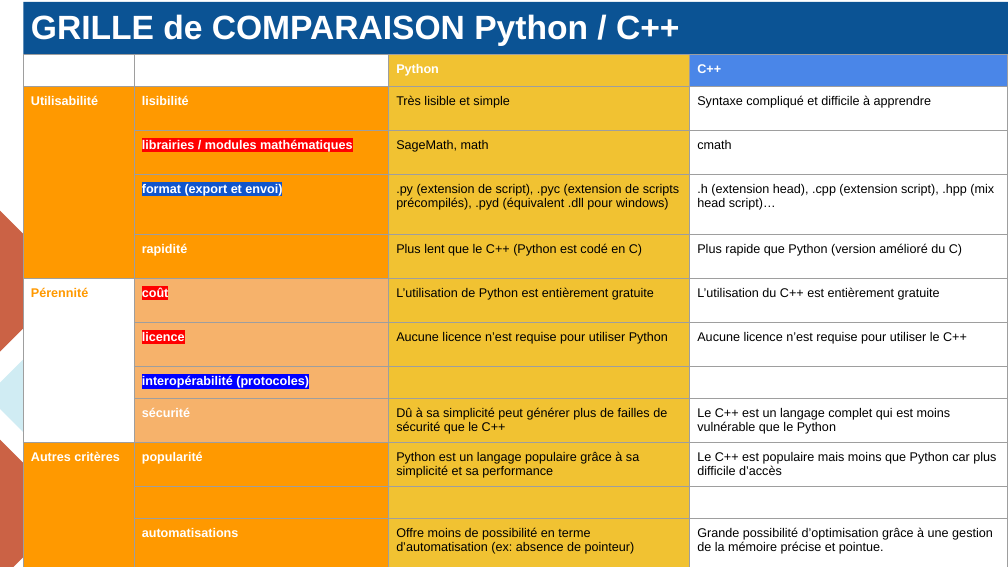
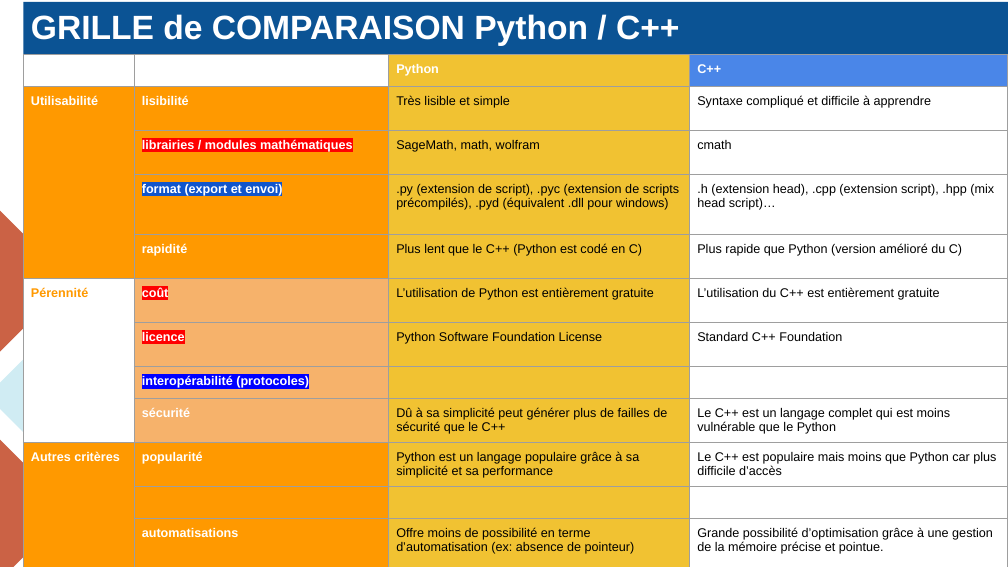
Before and after one commit to AJTheEnder/CryptoBib, a slide deck: slide 1 of Template GRILLES de COMPARAISON.pptx. Drawn at 1008x567 pixels with LibreOffice and Linux fonts; fonts in the diff are those of the drawing. Boxes give left, top, right and bottom in pixels: in the first picture for what was removed or moved away, otherwise in the second. Text is boxed around its words. In the diff, an @@ line names an element or a change of style, - is before the commit and + after.

Commit message:
modification grille de comparaison

```diff
--- a/Template GRILLES de COMPARAISON.pptx
+++ b/Template GRILLES de COMPARAISON.pptx
@@ table at bbox=[23, 54, 1008, 567] @@
-row 3, column 3: SageMath, math
+row 3, column 3: SageMath, math, wolfram
-row 7, column 3: Aucune licence n’est requise pour utiliser Python
+row 7, column 3: Python Software Foundation License
-row 7, column 4: Aucune licence n’est requise pour utiliser le C++
+row 7, column 4: Standard C++ Foundation
```
